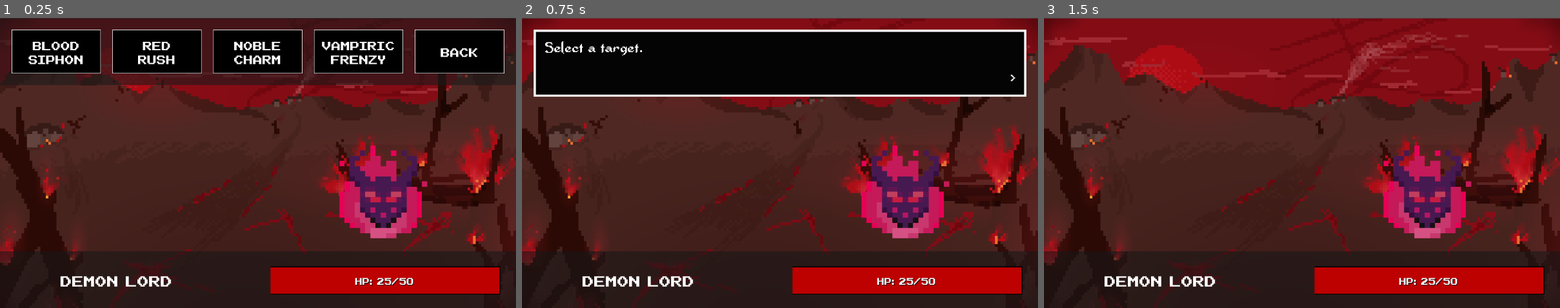
Above: before the commit, frames 1-3 (left to right).
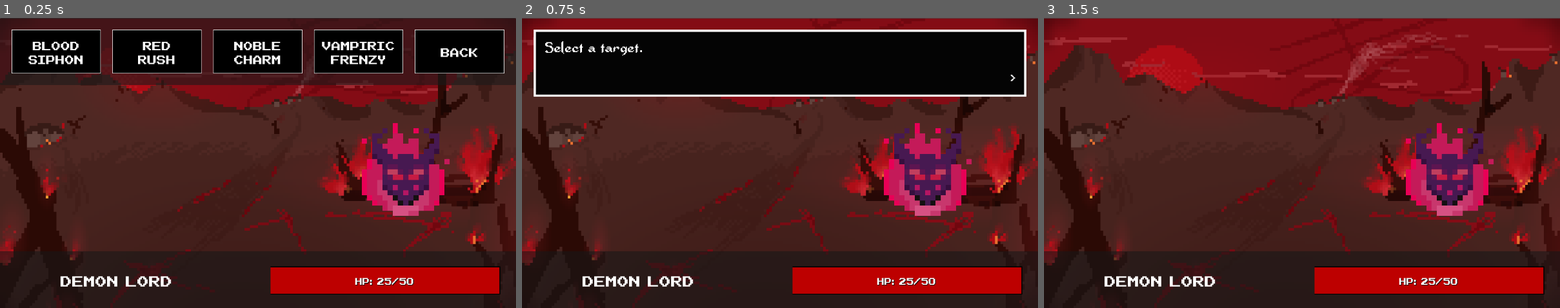
Above: after the commit, the same moments.

Repository: GeMini-220/Diabolic-Lord
Game: Godot game, scene res://MainScenes/battle.tscn
Same seed, same stepped clock (60 frames per second), same inputs: the game is played once before the commit and once after it. This scene is started directly instead of the project's main scene.
Inputs (mouse positions are in pixels of both pictures, inside the frame that each line leads up to):
- Up to frame 1 (0.25 s): no input
- Up to frame 2 (0.75 s): click "Blood Siphon" at 0.5 s
- Up to frame 3 (1.5 s): tap Enter (ui_accept) at 1.25 s; move the mouse to (1415, 148) at 1.27 s; click (1415, 148) at 1.42 s

The runs differ from the first frame. In frame 1, 4.9% of the frame differs, in the area x 65-88%, y 36-76%; in frame 2, 4.9%; in frame 3, 4.9%.
Error before the commit: Invalid assignment of property or key 'value' with value of type 'Nil' on a base object of type 'ProgressBar'. (res://src/battle.gd:140)
Error after the commit: Invalid assignment of property or key 'value' with value of type 'Nil' on a base object of type 'ProgressBar'. (res://src/battle.gd:149)

Commit message:
Updated the battle scene
New background art added, and populated the scene in a more pleasing manor.

Diff:
--- a/MainScenes/battle.tscn
+++ b/MainScenes/battle.tscn
@@ -341,7 +341,7 @@
 "times": PackedFloat32Array(0),
 "transitions": PackedFloat32Array(1),
 "update": 0,
-"values": [Vector2(850, 400)]
+"values": [Vector2(900, 350)]
 }
 
 [sub_resource type="Animation" id="Animation_sd0so"]
@@ -354,10 +354,10 @@
 tracks/0/interp = 2
 tracks/0/loop_wrap = true
 tracks/0/keys = {
-"times": PackedFloat32Array(0, 2),
-"transitions": PackedFloat32Array(1, 1),
+"times": PackedFloat32Array(0, 0.5, 0.8, 2),
+"transitions": PackedFloat32Array(1, 1, 1, 1),
 "update": 0,
-"values": [Vector2(850, 400), Vector2(850, 2.08165e-12)]
+"values": [Vector2(900, 350), Vector2(900, 300), Vector2(900, 400), Vector2(900, 2.08165e-12)]
 }
 
 [sub_resource type="Animation" id="Animation_ipk00"]
@@ -372,7 +372,7 @@
 "times": PackedFloat32Array(0, 1),
 "transitions": PackedFloat32Array(1, 1),
 "update": 0,
-"values": [Vector2(850, 2.08165e-12), Vector2(850, 400)]
+"values": [Vector2(900, 2.08165e-12), Vector2(900, 350)]
 }
 
 [sub_resource type="AnimationLibrary" id="AnimationLibrary_4cudh"]
@@ -668,7 +668,7 @@
 [node name="CurrentEnemies" type="Node" parent="."]
 
 [node name="DemonLord" type="AnimatedSprite2D" parent="."]
-position = Vector2(850, 400)
+position = Vector2(900, 350)
 scale = Vector2(11.5334, 11.5334)
 sprite_frames = SubResource("SpriteFrames_o3t5s")
 animation = &"idle"
--- a/MainScenes/enemy.tscn
+++ b/MainScenes/enemy.tscn
@@ -848,6 +848,7 @@
 }
 
 [node name="Enemy" type="CharacterBody2D"]
+scale = Vector2(0.75, 0.75)
 script = ExtResource("1_ix17e")
 enemy = ExtResource("2_fuon7")
 
@@ -913,7 +914,7 @@
 grow_vertical = 2
 theme_override_colors/font_shadow_color = Color(0, 0, 0, 1)
 theme_override_fonts/font = ExtResource("3_we2sv")
-theme_override_font_sizes/font_size = 24
+theme_override_font_sizes/font_size = 41
 text = "HP: 25/50"
 horizontal_alignment = 1
 vertical_alignment = 1
--- a/src/battle.gd
+++ b/src/battle.gd
@@ -37,20 +37,29 @@
 @onready var fly_away = $DemonLord/FlyAway
 @onready var enemy_container = $EnemyContainer
 
-func fill_enemy_container():
+
+func fill_battle_with_enemies():
 	var screen_resolution = get_tree().root.content_scale_size # Example: (1152, 648)
 	var num_current_enemies = len(enemies)
 	var max_enemies_per_row = 4
+	var left_buffer = 60
 
 	# Calculate the horizontal and vertical spacing based on the desired number of rows and columns
-	var horizontal_spacing = screen_resolution.x / (max_enemies_per_row + 1)
+	var horizontal_spacing = (screen_resolution.x - left_buffer) / (max_enemies_per_row + 2)
 	var vertical_spacing = screen_resolution.y / 3  # Dividing by 3 gives us space for two rows at the top
 
 	for i in range(num_current_enemies):
 		enemies[i].get_ready()  # Call any setup procedures necessary for the enemy
 		# Calculate the position for each enemy
-		var x_position = (i % max_enemies_per_row) * horizontal_spacing + horizontal_spacing / 2  # Start slightly to the right
-		var y_position = (i / max_enemies_per_row) * vertical_spacing + vertical_spacing / .5  # Start slightly down
+		var x_position = (i % max_enemies_per_row) * horizontal_spacing + horizontal_spacing / 3 + left_buffer # Start slightly to the right
+
+		# Determine the row index (0 for the bottom row, 1 for the top row)
+		var row_index = i / max_enemies_per_row
+		var y_position = 0
+		if row_index >= 1:  # If the index is 1 or higher, place in the top row
+			y_position = vertical_spacing * 1.25  # The top row position
+		else:  # Otherwise, place in the bottom row
+			y_position = vertical_spacing + vertical_spacing  # The bottom row position
 
 		# Set the enemy's position to these calculated coordinates
 		enemies[i].position = Vector2(x_position, y_position)
@@ -82,7 +91,7 @@
 	all_characters.append($DemonLord)
 
 
-	fill_enemy_container()
+	fill_battle_with_enemies()
 #	var screen_resolution = get_tree().root.content_scale_size # (1152, 648)
 #	for i in len(enemies):
 #		enemies[i].get_ready()
Not shown: 1 places in MainScenes/battle.tscn that only renumber resources
Not shown: 1 places in src/Artificer.tres that only renumber resources
Not shown: 1 places in src/Witch.tres that only renumber resources
